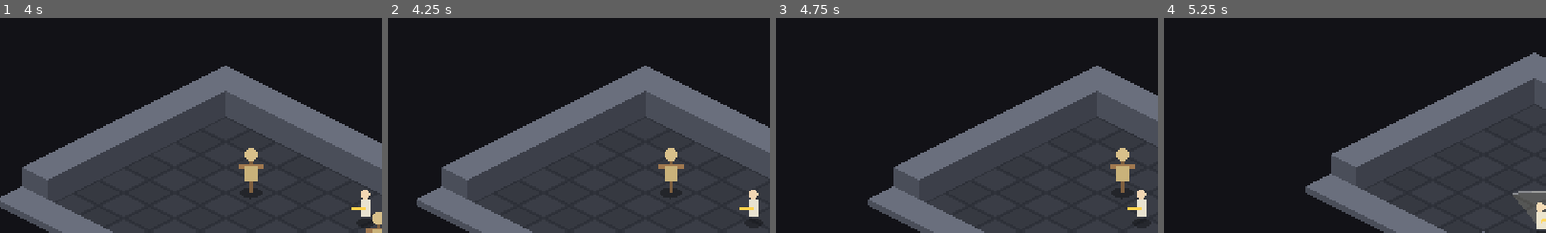
Above: before the commit, frames 1-4 (left to right).
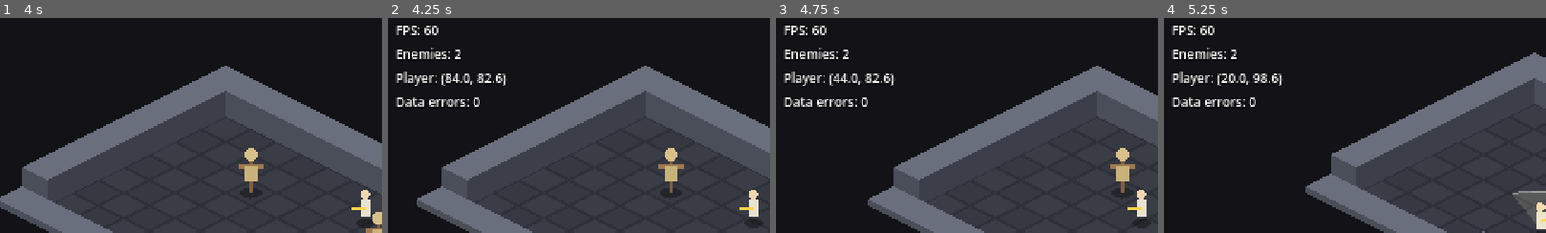
Above: after the commit, the same moments.

Repository: fururun/HackSla
Game: Godot game, scene res://scenes/main/main.tscn
Two runs of this game, one before a commit and one after it. Both use one fixed random seed, a clock stepped at 60 frames per second and the inputs below.
Inputs (mouse positions are % of the whole screen's width and height, from its top left):
- Up to frame 1 (4 s): tap Enter at 0.5 s; move the mouse to (72, 45) at 0.52 s; hold D (move_right) 0.53-1.28 s; click (72, 45) at 0.67 s; move the mouse to (30, 55) at 1.27 s; hold S (move_down) 1.28-2.03 s; click (30, 55) at 1.42 s; move the mouse to (60, 28) at 2.02 s; hold D (move_right) 2.03-2.78 s; click (60, 28) at 2.17 s; move the mouse to (45, 70) at 2.77 s; hold W (move_up) 2.78-3.53 s; click (45, 70) at 2.92 s; move the mouse to (80, 65) at 3.52 s; hold A (move_left) from 3.53 s (still down); click (80, 65) at 3.67 s
- Up to frame 2 (4.25 s): keep holding A (move_left); tap F1 (toggle_debug) at 4.15 s
- Up to frame 3 (4.75 s): keep holding A (move_left); move the mouse to (20, 35) at 4.27 s; click (20, 35) at 4.42 s
- Up to frame 4 (5.25 s): move the mouse to (55, 50) at 5.02 s; release A (move_left) at 5.03 s; hold S (move_down) from 5.03 s (still down); click (55, 50) at 5.17 s
The pictures show only the part of the screen within x 0-50%, y 6-56%; the shares and areas given below are measured in that part.

Frame 1 is identical in both runs. In frame 2, 2.0% of the frame differs, in the area x 2-32%, y 3-42%; in frame 3, 2.0%; in frame 4, 2.0%.

Commit message:
T17: デバッグ用の操作（FPS表示・データ再読み込み・案山子の呼び出し）
担当: codex（dispatch 20261107-221716）

Diff:
--- a/project.godot
+++ b/project.godot
@@ -14,6 +14,7 @@
 
 InputSetup="*res://scripts/core/input_setup.gd"
 DataDB="*res://scripts/data/data_db.gd"
+DebugOverlay="*res://scripts/debug/debug_overlay.gd"
 
 [display]
 
--- /dev/null
+++ b/scripts/debug/debug_overlay.gd
@@ -0,0 +1,84 @@
+class_name DebugOverlayLayer
+extends CanvasLayer
+## F1: 情報表示、F2: マウス位置に案山子、F3: JSON再読み込み。
+## 撮影時はユーザー引数 --debug-overlay で最初から表示できる。
+
+const RELOAD_MESSAGE_SECONDS: float = 2.0
+
+var _stats: Label
+var _reload_result: Label
+var _message_left: float = 0.0
+
+
+func _ready() -> void:
+	layer = 100
+	# メイン画面の操作説明（y=4）の下に収める。
+	_stats = _make_label("stats", Vector2(6, 18))
+	_reload_result = _make_label("reload_result", Vector2(6, 60))
+	_stats.visible = OS.get_cmdline_user_args().has("--debug-overlay")
+	_reload_result.hide()
+	_update_stats()
+
+
+func _make_label(node_name: String, at: Vector2) -> Label:
+	var label: Label = Label.new()
+	label.name = node_name
+	label.position = at
+	label.mouse_filter = Control.MOUSE_FILTER_IGNORE
+	label.add_theme_font_size_override("font_size", 8)
+	label.add_theme_constant_override("outline_size", 2)
+	label.add_theme_color_override("font_outline_color", Color.BLACK)
+	add_child(label)
+	return label
+
+
+func _unhandled_input(event: InputEvent) -> void:
+	var key: InputEventKey = event as InputEventKey
+	if key == null or not key.pressed or key.echo:
+		return
+	if event.is_action_pressed("toggle_debug"):
+		_stats.visible = not _stats.visible
+		if _stats.visible:
+			_update_stats()
+	elif key.keycode == KEY_F2 or key.physical_keycode == KEY_F2:
+		_spawn_dummy()
+	elif key.keycode == KEY_F3 or key.physical_keycode == KEY_F3:
+		DataDB.reload()
+		_reload_result.text = "Data reload: %d errors" % DataDB.errors.size()
+		_message_left = RELOAD_MESSAGE_SECONDS
+		_reload_result.show()
+		if _stats.visible:
+			_update_stats()
+	else:
+		return
+	get_viewport().set_input_as_handled()
+
+
+func _spawn_dummy() -> void:
+	var player: Node2D = get_tree().get_first_node_in_group("player") as Node2D
+	if player == null or player.get_parent() == null:
+		return
+	# プレイヤーのCanvas/Cameraを経由して画面座標をワールド座標へ変換する。
+	var target: Vector2 = player.get_global_mouse_position()
+	var dummy: TrainingDummy = TrainingDummy.new()
+	player.get_parent().add_child(dummy)
+	dummy.global_position = target
+
+
+func _process(delta: float) -> void:
+	if _stats.visible:
+		_update_stats()
+	if _message_left > 0.0:
+		_message_left = maxf(0.0, _message_left - delta)
+		if _message_left <= 0.0:
+			_reload_result.hide()
+
+
+func _update_stats() -> void:
+	var player: Node2D = get_tree().get_first_node_in_group("player") as Node2D
+	var location: String = "--"
+	if player != null:
+		location = "(%.1f, %.1f)" % [player.global_position.x, player.global_position.y]
+	_stats.text = "FPS: %d\nEnemies: %d\nPlayer: %s\nData errors: %d" % [
+		Engine.get_frames_per_second(), get_tree().get_nodes_in_group("enemies").size(),
+		location, DataDB.errors.size()]
--- /dev/null
+++ b/scripts/debug/test_debug_overlay.gd
@@ -0,0 +1,96 @@
+class_name DebugOverlayTests
+extends SceneTree
+## 許可範囲内の統合テスト。--headless --script res://scripts/debug/test_debug_overlay.gd
+
+var _failed: int = 0
+var _passed: int = 0
+
+
+func _initialize() -> void:
+	_run.call_deferred()
+
+
+func _run() -> void:
+	var overlay: CanvasLayer = root.get_node("DebugOverlay") as CanvasLayer
+	var stats: Label = overlay.get_node("stats") as Label
+	var result: Label = overlay.get_node("reload_result") as Label
+	var db: Node = root.get_node("DataDB")
+	_check(not stats.visible, "初期状態は非表示")
+	await _key(KEY_F2)
+	_check(get_nodes_in_group("enemies").is_empty(), "プレイヤー不在でも安全")
+	await _key(KEY_F1)
+	_check(stats.visible and "Player: --" in stats.text, "F1とプレイヤー不在表示")
+	await _key(KEY_F1, true)
+	_check(stats.visible, "キーリピートを無視")
+	await _key(KEY_F1, false, false)
+	_check(stats.visible, "キーを離しても切り替えない")
+
+	var main: Node2D = load("res://scenes/main/main.tscn").instantiate() as Node2D
+	root.add_child(main)
+	for i: int in 10:
+		await process_frame
+	var player: Node2D = get_first_node_in_group("player") as Node2D
+	# 親の変換とカメラがあっても、マウスのワールド位置に置けることを確認。
+	var world: Node2D = player.get_parent() as Node2D
+	var camera: Camera2D = player.get_viewport().get_camera_2d()
+	camera.position_smoothing_enabled = false
+	world.position = Vector2(30, -20)
+	world.scale = Vector2(1.5, 1.5)
+	await process_frame
+	camera.force_update_scroll()
+	var expected: Vector2 = player.get_global_mouse_position()
+	var count: int = get_nodes_in_group("enemies").size()
+	await _key(KEY_F2)
+	var enemies: Array[Node] = get_nodes_in_group("enemies")
+	_check(enemies.size() == count + 1, "F2で1体だけ追加")
+	var dummy: TrainingDummy = enemies.back() as TrainingDummy
+	_check(dummy != null and dummy.get_parent() == world, "案山子の型と親")
+	_check(dummy.global_position.is_equal_approx(expected), "変換済みワールド座標に配置")
+	await _key(KEY_F2, true)
+	_check(get_nodes_in_group("enemies").size() == count + 1, "F2リピートで増えない")
+	_check("Enemies: %d" % (count + 1) in stats.text, "敵数を更新")
+	_check("Player: (%.1f, %.1f)" % [player.global_position.x, player.global_position.y] in stats.text,
+		"プレイヤー位置を更新")
+	_check("FPS:" in stats.text and "Data errors: 0" in stats.text, "FPSとエラー数")
+	_check(stats.get_theme_font_size("font_size") == 8
+		and stats.mouse_filter == Control.MOUSE_FILTER_IGNORE, "小さい表示とマウス透過")
+
+	await _key(KEY_F1)
+	_check(not stats.visible, "F1で非表示に戻る")
+	var original: SkillDef = db.call("skill", "slash") as SkillDef
+	original.name = "reload_test"
+	await _key(KEY_F3)
+	_check((db.call("skill", "slash") as SkillDef).name != "reload_test", "F3でJSONを再読み込み")
+	_check(not stats.visible and result.visible and result.text == "Data reload: 0 errors",
+		"非表示中にも結果を表示")
+	await create_timer(1.0).timeout
+	_check(result.visible, "1秒後は表示中")
+	await _key(KEY_F3)
+	await create_timer(1.2).timeout
+	_check(result.visible, "連打時は最後の再読み込みから2秒表示")
+	await create_timer(0.9).timeout
+	_check(not result.visible, "2秒後に結果を消す")
+	main.queue_free()
+	await process_frame
+	await _key(KEY_F1)
+	_check("Player: --" in stats.text and "Enemies: 0" in stats.text, "シーン解放後も安全")
+	print("== DebugOverlay: 成功 %d / 失敗 %d ==" % [_passed, _failed])
+	quit(1 if _failed > 0 else 0)
+
+
+func _key(code: Key, echo: bool = false, pressed: bool = true) -> void:
+	var event: InputEventKey = InputEventKey.new()
+	event.physical_keycode = code
+	event.pressed = pressed
+	event.echo = echo
+	Input.parse_input_event(event)
+	await process_frame
+	await process_frame
+
+
+func _check(ok: bool, message: String) -> void:
+	if ok:
+		_passed += 1
+	else:
+		_failed += 1
+		printerr("FAIL: " + message)
Not shown, added: scripts/debug/debug_overlay.gd.uid
Not shown, added: scripts/debug/test_debug_overlay.gd.uid
Binary file added: shots/T17.png
Binary file added: shots/T17_before.png
